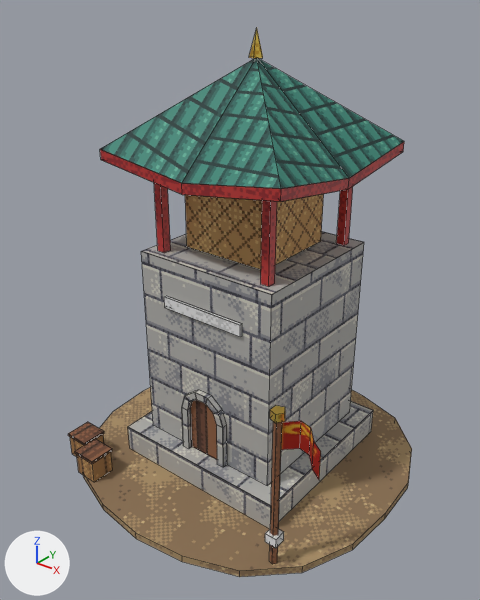
What one commit did to the Blender file art_source/blender/chinese/watch_tower.blend.
Both versions are drawn from a 50 mm lens placed at (3.81, -4.89, 4.92), pointed at (0.01, -0.15, 1.98). Every picture has the same lights, and +X, +Y and +Z are marked at lower left. The picture after the commit comes second. Mesh edges are drawn as thin lines.

In view in the first picture: 'chinese_watch_tower'.
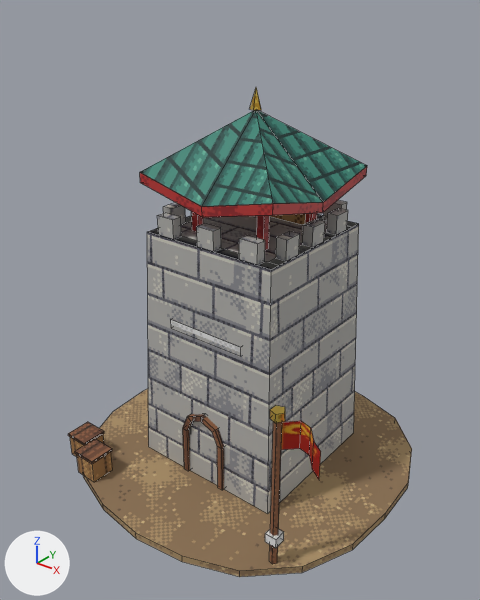
Diff of the bpy script that builds the scene:
```diff
--- a/art_source/blender/chinese/watch_tower.blend.py
+++ b/art_source/blender/chinese/watch_tower.blend.py
@@ img_pe_window @@
+img_pe_window = load_image('PE_Window', '../../textures/materials/PE_Window.png', 64, 64, 'sRGB')
@@ mat_pe_window @@
+mat_pe_window = principled_material('PE_Window')
+mat_pe_window.texture = img_pe_window
+mat_pe_window.roughness = 0.6
@@ me_chinese_watch_tower @@
 # used by ob_chinese_watch_tower; location = (0.0, 0.0, 0.0)
-me_chinese_watch_tower.from_pydata(...)  # 556 vertices, 156 faces; spans x -1.73..1.77, y -1.75..1.8, z 0.0..4.53
+me_chinese_watch_tower.from_pydata(...)  # 715 vertices, 228 faces; spans x -1.73..1.77, y -1.75..1.8, z 0.0..4.03
+# me_chinese_watch_tower part 1: the loose piece of 4 vertices spanning x 0.23..0.28, y -0.76..-0.7, z 0.88..1.04 is moved by (-0.07, -0.01, -0.27), in mat_pe_wooddark (picture img_pe_wooddark)
+# me_chinese_watch_tower part 2: the loose piece of 8 vertices spanning x -0.2..0.2, y -0.71, z 0.38..1.07 is rebuilt with 7 vertices and now spans x -0.21..0.21, y -0.71, z 0.08..0.83, in mat_pe_window (picture img_pe_window)
+# me_chinese_watch_tower part 3: the loose piece of 4 vertices spanning x -0.8..0.8, y -0.7, z 0.38..2.48 is rebuilt with 4 vertices and now spans x -0.85..0.85, y -0.75..-0.65, z 0.08..2.68
+# me_chinese_watch_tower part 4: the loose piece of 4 vertices spanning x 0.8, y -0.7..0.9, z 0.38..2.48 is rebuilt with 4 vertices and now spans x 0.75..0.85, y -0.75..0.95, z 0.08..2.68
+# me_chinese_watch_tower part 5: 69 loose pieces with 259 vertices, spanning x -1.02..1.02, y -0.92..1.12, z 0.08..4.53, are deleted
+# me_chinese_watch_tower part 6: 52 vertices removed from x -1.02..0.69, y -0.92..0.79, z 2.48..4.28; 407 vertices added at x -0.77..0.77, y -0.69..0.88, z 1.73..4.03
+# me_chinese_watch_tower part 7: 64 vertices added at x -0.27..0.27, y -0.77..-0.7, z 0.08..0.89
+# other edits to the shape of me_chinese_watch_tower do not show in these pictures
 me_chinese_watch_tower.materials.append(mat_pe_dirt)
@@ me_chinese_watch_tower @@
 me_chinese_watch_tower.materials.append(mat_pe_woodlight)
+me_chinese_watch_tower.materials.append(mat_pe_window)  # picture img_pe_window
```

Boxes (x1, y1, x2, y2) around the edits, measured in the pictures (480 x 600 px; the box of a moved part takes in the faces that stretch with it):
'chinese_watch_tower', reshaped (11% shorter)
    before: (68, 28, 412, 577)
    after: (68, 88, 412, 577)
part 1 of me_chinese_watch_tower, moved or reshaped (not visible afterwards)
    before: (218, 410, 227, 427)
part 2 of me_chinese_watch_tower, rebuilt (not visible afterwards)
    before: (190, 400, 217, 460)
part 3 of me_chinese_watch_tower, rebuilt (20% taller)
    before: (141, 251, 272, 485)
    after: (147, 232, 271, 514)
part 4 of me_chinese_watch_tower, rebuilt (6% narrower, 19% taller)
    before: (267, 243, 364, 486)
    after: (268, 224, 359, 513)
part 5 of me_chinese_watch_tower, deleted
    before: (100, 28, 404, 529)
part 6 of me_chinese_watch_tower, cut back
    before: (101, 58, 348, 269)
    after: (140, 88, 367, 353)
part 7 of me_chinese_watch_tower, added (brown)
    after: (183, 414, 224, 490)
